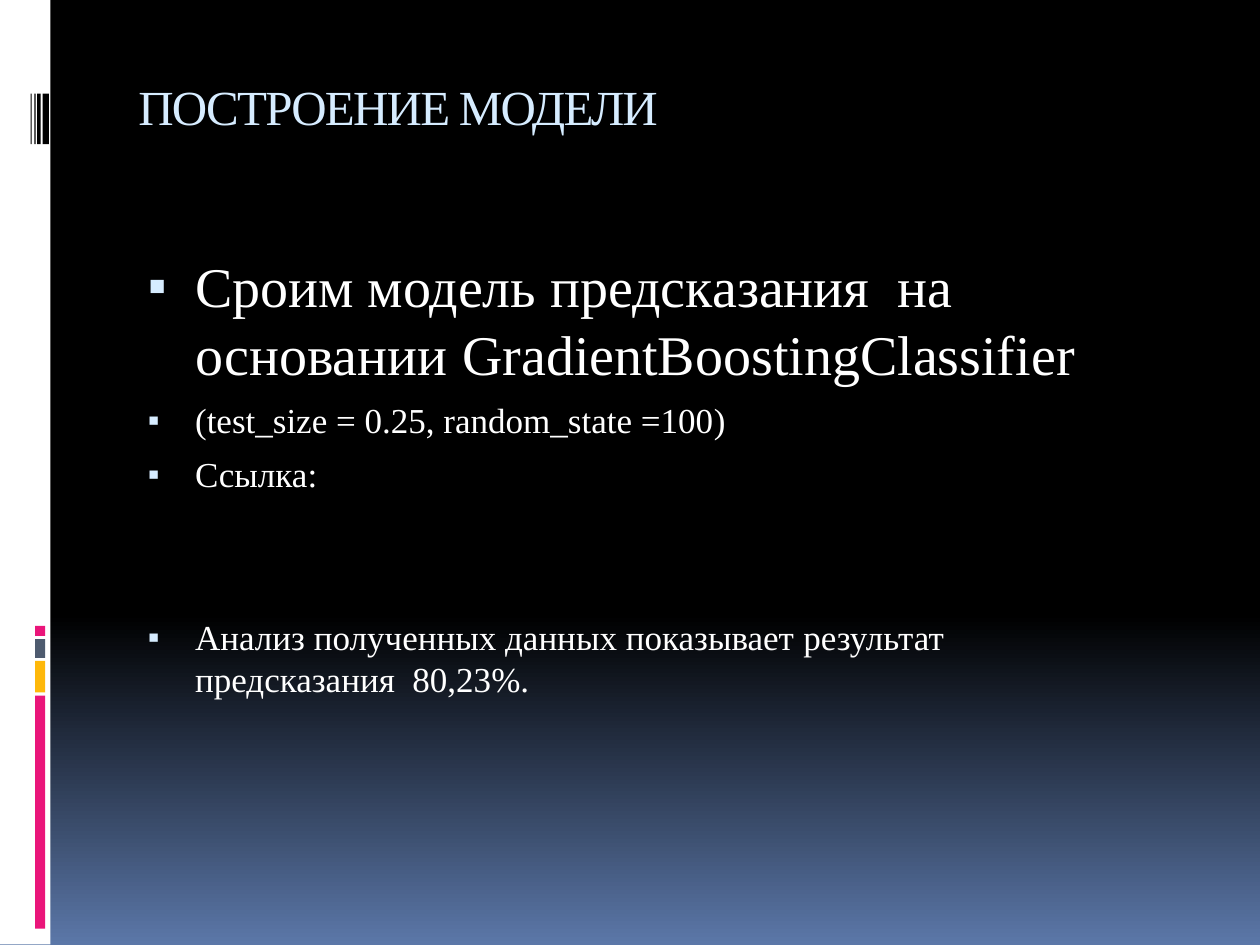
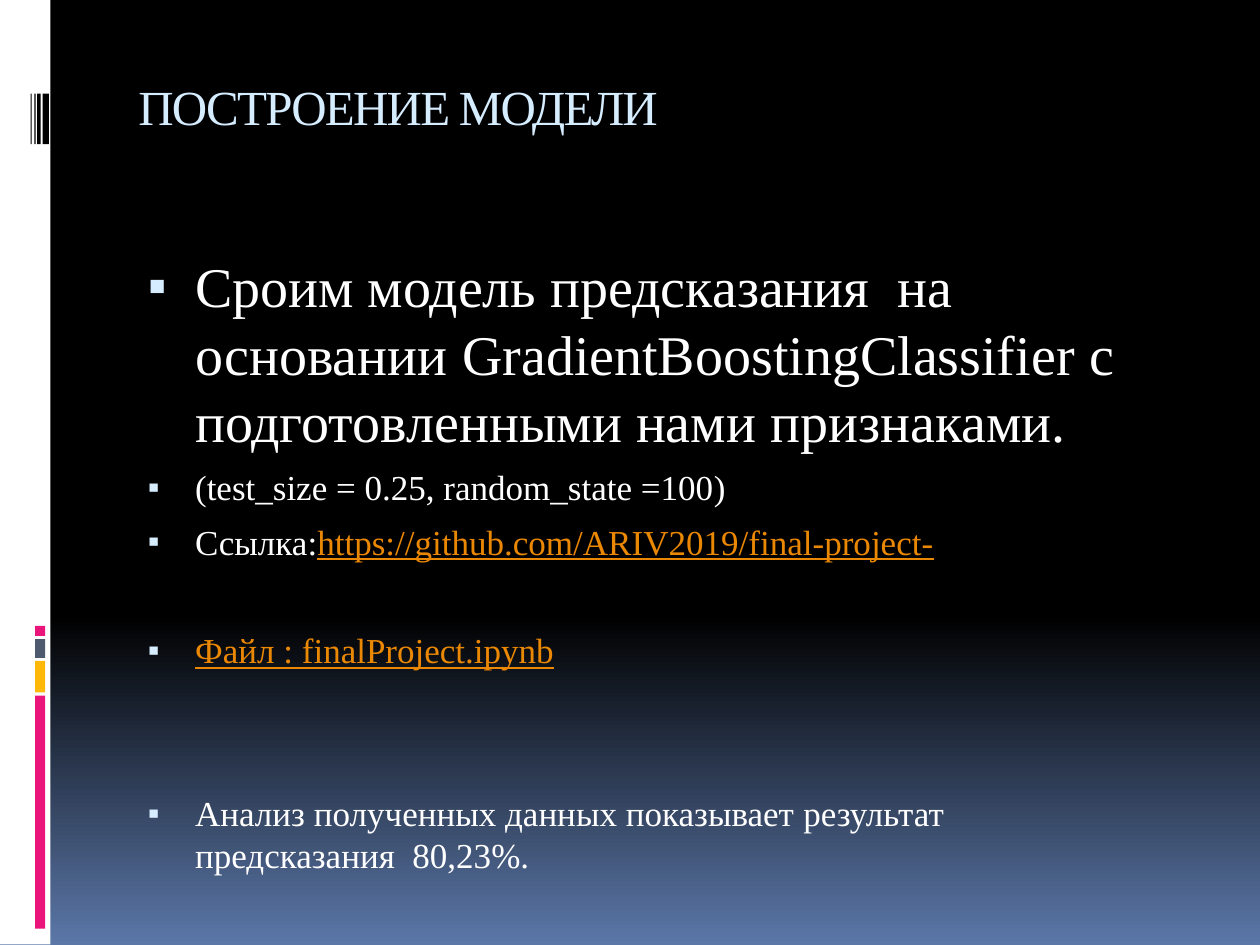
Before and after one commit to ARIV2019/final-project-, a slide deck: slide 9 of Анализ холодных звонков.pptx. Drawn at 1260x945 pixels with LibreOffice and Linux fonts; fonts in the diff are those of the drawing. Boxes give left, top, right and bottom in pixels: in the first picture for what was removed or moved away, otherwise in the second. Text is boxed around its words. In the diff, an @@ line names an element or a change of style, - is before the commit and + after.

```diff
--- a/Анализ холодных звонков.pptx
+++ b/Анализ холодных звонков.pptx
@@ text at (x1=195, y1=270, x2=1115, y2=452): text changed @@
-▪ Сроим модель предсказания на основании GradientBoostingClassifier
+▪ Сроим модель предсказания на основании GradientBoostingClassifier с подготовленными нами признаками.
@@ text at (x1=195, y1=530, x2=933, y2=670): text changed; text colour #FFFFFF to #EB8803 @@
-▪ Ссылка:
+▪ Ссылка:https://github.com/ARIV2019/final-project-
+▪ Файл : finalProject.ipynb
```
Also in this commit, not shown: 2 other slides changed, 2 slides added, 1 slide removed, 1 other file.
